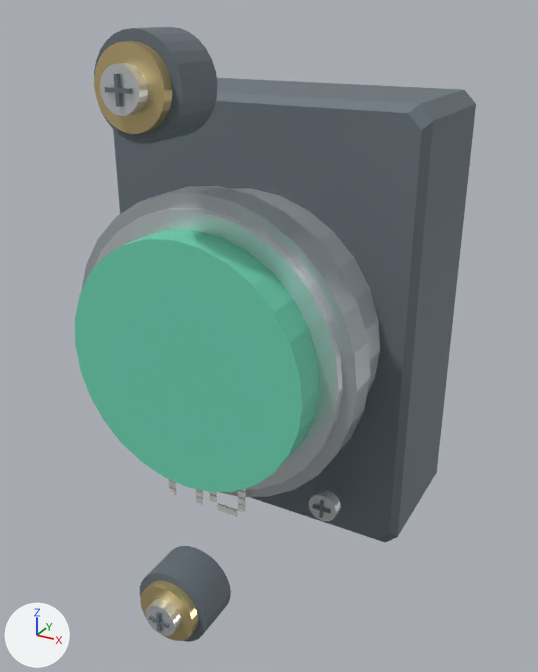
One commit to the glTF model assets/models/detailed/pushButtonNO.glb: the scene before it, then after it.
Rendered twice from a 50 mm lens placed at (1.4, -2.53, 1.16), pointed at (0.08, -0.12, -0.04). Arrows for +X, +Y and +Z are at lower left; the lights stay in place. The picture after the commit comes second. Vertices at exactly the same position are counted once.

Names of what the first picture shows: 'pushButtonNO-detailed'.
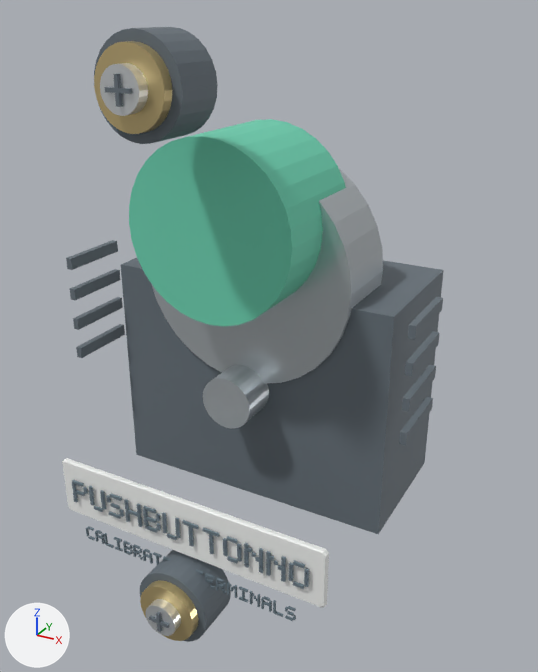
Pixel boxes (x1, y1, x2, y2) of what changed, in the pictures (538 x 672 px; the box of a moved part takes in the faces that stretch with it):
'pushButtonNO-detailed', reshaped: before (75, 27, 476, 642); after (62, 27, 444, 642)
part 1 of me_pushbuttonno, added: after (76, 324, 125, 358)
part 2 of me_pushbuttonno, added: after (73, 297, 123, 330)
part 3 of me_pushbuttonno, added: after (70, 269, 120, 300)
part 4 of me_pushbuttonno, added: after (66, 240, 118, 270)
part 5 of me_pushbuttonno, added: after (399, 397, 433, 446)
part 6 of me_pushbuttonno, added: after (402, 365, 436, 412)
part 7 of me_pushbuttonno, added: after (405, 331, 440, 376)
part 8 of me_pushbuttonno, added: after (408, 297, 443, 340)
part 9 of me_pushbuttonno, added (green): after (129, 119, 346, 327)
part 10 of me_pushbuttonno, added: after (72, 480, 84, 487)
part 11 of me_pushbuttonno, moved or reshaped (not visible afterwards): before (169, 487, 176, 495)
part 12 of me_pushbuttonno, moved or reshaped: before (168, 480, 176, 488); after (72, 486, 76, 490)
part 13 of me_pushbuttonno, moved or reshaped: before (196, 496, 203, 504); after (84, 491, 88, 494)
part 14 of me_pushbuttonno, added: after (73, 490, 85, 496)
part 15 of me_pushbuttonno, moved or reshaped: before (195, 489, 203, 498); after (89, 486, 93, 490)
part 16 of me_pushbuttonno, moved or reshaped: before (209, 494, 217, 503); after (101, 494, 105, 498)
part 17 of me_pushbuttonno, rebuilt: before (113, 78, 476, 543); after (121, 258, 444, 534)
part 18 of me_pushbuttonno, deleted: before (75, 186, 370, 521)
part 19 of me_pushbuttonno, reshaped: before (232, 188, 380, 394); after (62, 169, 383, 621)

Patch to the scene script:
```diff
--- a/assets/models/detailed/pushButtonNO.glb.py
+++ b/assets/models/detailed/pushButtonNO.glb.py
@@ me_pushbuttonno @@
-me_pushbuttonno.from_pydata(...)  # 1388 vertices, 2540 faces; spans x -0.67..0.67, y -0.85..0.47, z -1.12..1.12
+me_pushbuttonno.from_pydata(...)  # 3566 vertices, 5736 faces; spans x -0.75..0.75, y -0.85..0.56, z -1.12..1.12
+# me_pushbuttonno part 1: a new loose piece, a box spanning x -0.747..-0.722, y -0.349..-0.055, z -0.225..-0.177, in mat_dark (grey #69737c)
+# me_pushbuttonno part 2: a new loose piece, a box spanning x -0.747..-0.722, y -0.349..-0.055, z -0.091..-0.043, in mat_dark (grey #69737c)
+# me_pushbuttonno part 3: a new loose piece, a box spanning x -0.747..-0.722, y -0.349..-0.055, z 0.043..0.091, in mat_dark (grey #69737c)
+# me_pushbuttonno part 4: a new loose piece, a box spanning x -0.747..-0.722, y -0.349..-0.055, z 0.177..0.225, in mat_dark (grey #69737c)
+# me_pushbuttonno part 5: a new loose piece, a box spanning x 0.722..0.747, y -0.349..-0.055, z -0.225..-0.177, in mat_dark (grey #69737c)
+# me_pushbuttonno part 6: a new loose piece, a box spanning x 0.722..0.747, y -0.349..-0.055, z -0.091..-0.043, in mat_dark (grey #69737c)
+# me_pushbuttonno part 7: a new loose piece, a box spanning x 0.722..0.747, y -0.349..-0.055, z 0.043..0.091, in mat_dark (grey #69737c)
+# me_pushbuttonno part 8: a new loose piece, a box spanning x 0.722..0.747, y -0.349..-0.055, z 0.177..0.225, in mat_dark (grey #69737c)
+# me_pushbuttonno part 9: a new loose piece, a 32-sided cylinder along y spanning x -0.34..0.34, y -0.43..0.04, z 0.11..0.78, in mat_green (green #6ed4b4)
+# me_pushbuttonno part 10: a new loose piece, a box spanning x -0.5351..-0.4805, y -0.674..-0.665, z -0.6124..-0.6, in mat_ink (greyish blue #6a7a84)
+# me_pushbuttonno part 11: the loose piece of 8 vertices spanning x -0.18..-0.15, y -0.5..-0.49, z -0.65..-0.62 is moved by (-0.37, -0.18, 0.01), in mat_ink (greyish blue #6a7a84)
+# me_pushbuttonno part 12: the loose piece of 8 vertices spanning x -0.18..-0.15, y -0.5..-0.49, z -0.62..-0.59 is moved by (-0.37, -0.18, -0.03), in mat_ink (greyish blue #6a7a84)
+# me_pushbuttonno part 13: the loose piece of 8 vertices spanning x -0.05..-0.02, y -0.5..-0.49, z -0.65..-0.62 is moved by (-0.44, -0.18, 0.0), in mat_ink (greyish blue #6a7a84)
+# me_pushbuttonno part 14: a new loose piece, a box spanning x -0.5351..-0.4805, y -0.674..-0.665, z -0.6579..-0.6455, in mat_ink (greyish blue #6a7a84)
+# me_pushbuttonno part 15: the loose piece of 8 vertices spanning x -0.05..-0.02, y -0.5..-0.49, z -0.62..-0.59 is moved by (-0.41, -0.18, 0.0), in mat_ink (greyish blue #6a7a84)
+# me_pushbuttonno part 16: the loose piece of 8 vertices spanning x 0.02..0.05, y -0.5..-0.49, z -0.62..-0.59 is moved by (-0.41, -0.18, -0.02), in mat_ink (greyish blue #6a7a84)
+# me_pushbuttonno part 17: the loose piece of 100 vertices spanning x -0.67..0.67, y -0.11..0.47, z -0.88..0.88 is rebuilt with 58 vertices and now spans x -0.61..0.61, y -0.17..0.42, z -0.78..0.17
+# me_pushbuttonno part 18: 26 loose pieces with 560 vertices, spanning x -0.6..0.6, y -0.62..-0.24, z -0.71..0.6, are deleted
+# me_pushbuttonno part 19: 56 vertices removed from x -0.55..0.55, y -0.36..0.02, z -0.55..0.55; 2552 vertices added at x -0.6..0.6, y -0.67..0.12, z -0.87..0.68
+# other edits to the shape of me_pushbuttonno do not show in these pictures
 me_pushbuttonno.materials.append(mat_black)
@@ me_pushbuttonno @@
 me_pushbuttonno.materials.append(mat_metal)
-me_pushbuttonno.materials.append(mat_white)  # white #f9faf8
+me_pushbuttonno.materials.append(mat_ink)  # greyish blue #6a7a84
+me_pushbuttonno.materials.append(mat_label)  # white #f5f6f5
```
